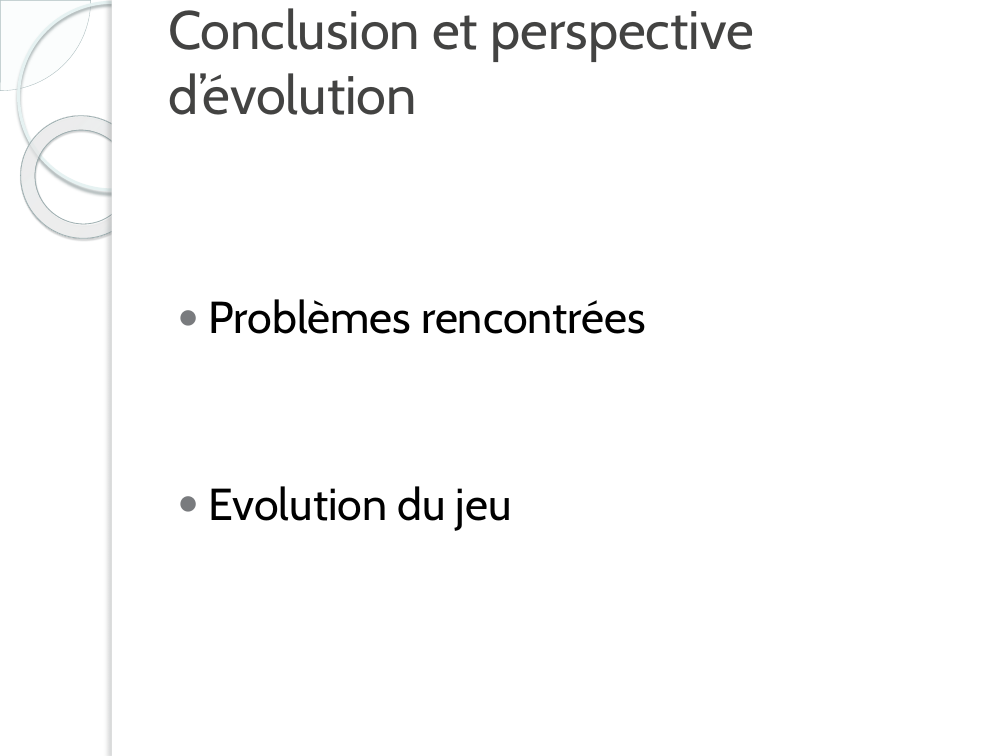
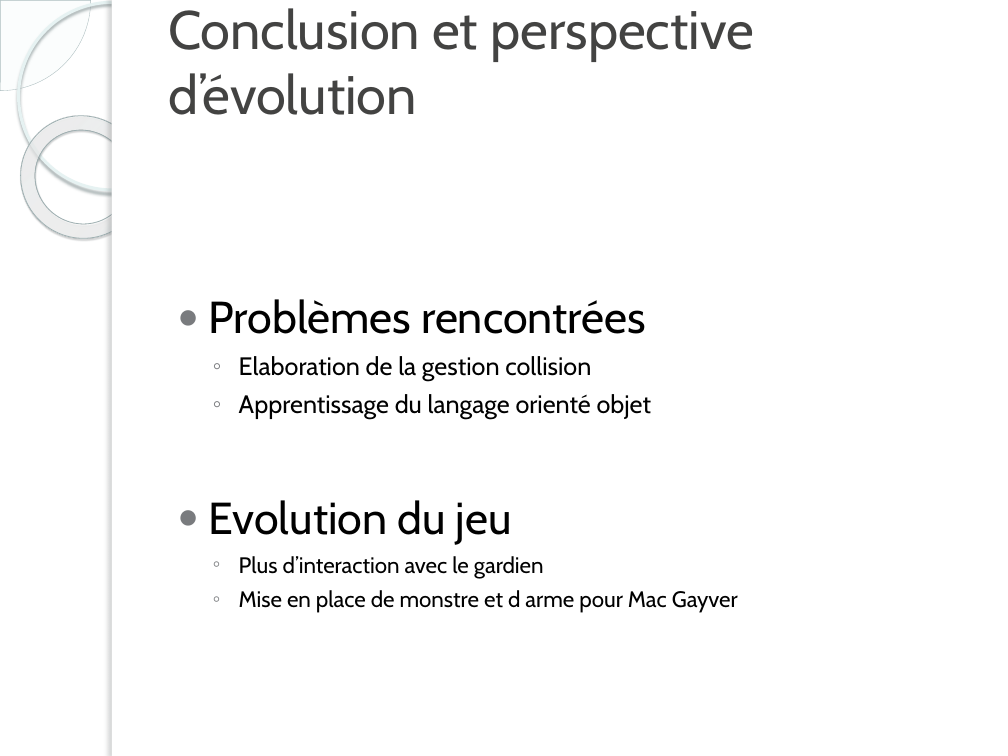
Before and after one commit to GuillaumeFerreira/Projet-3-MacGyver, a slide deck: slide 10 of Projet 3.pptx. Drawn at 1008x756 pixels with LibreOffice and Linux fonts; fonts in the diff are those of the drawing; background and template pictures are left out. Boxes give left, top, right and bottom in pixels: in the first picture for what was removed or moved away, otherwise in the second. Text is boxed around its words. In the diff, an @@ line names an element or a change of style, - is before the commit and + after.

Commit message:
Ajout conclusion power point

```diff
--- a/Projet 3.pptx
+++ b/Projet 3.pptx
@@ text at (x1=239, y1=356, x2=652, y2=419): paragraphs added @@
+  ◦ Elaboration de la gestion collision
+  ◦ Apprentissage du langage orienté objet
@@ text at (x1=239, y1=556, x2=738, y2=613): paragraphs added @@
+  ◦ Plus d’interaction avec le gardien
+  ◦ Mise en place de monstre et d arme pour Mac Gayver
```
